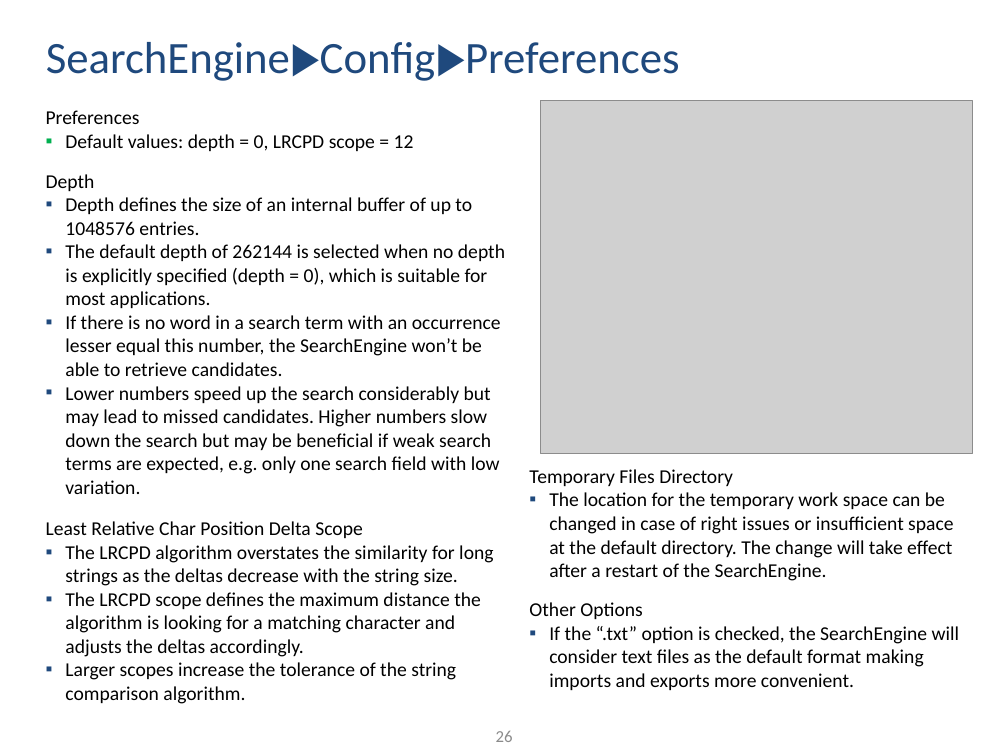
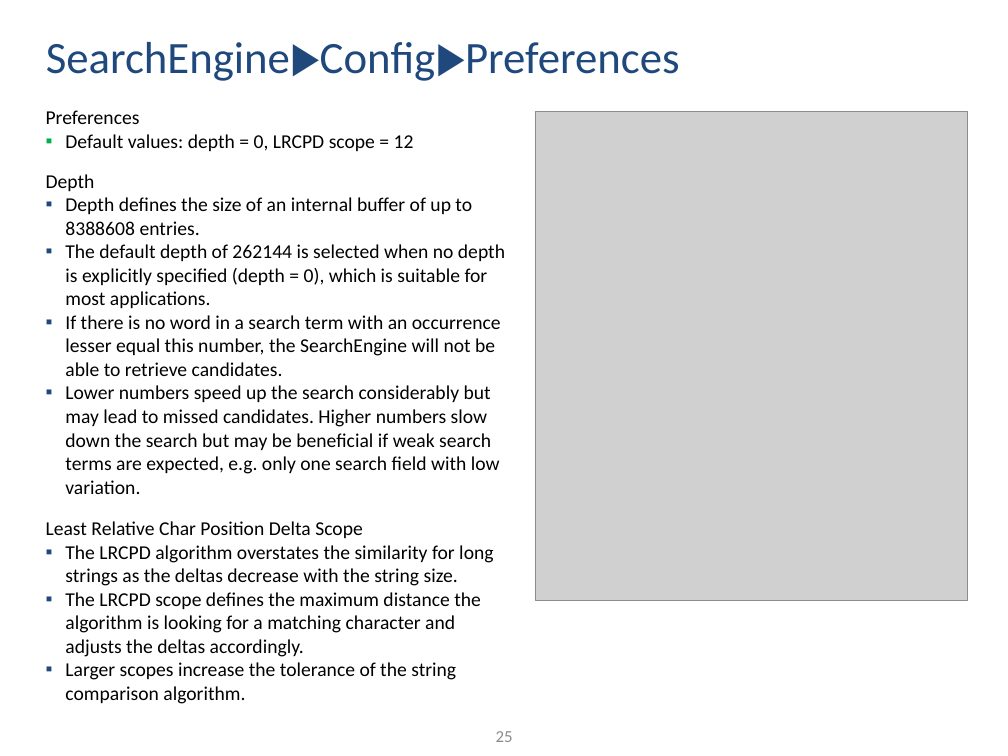
Before and after one commit to ThorstenDoherr/searchengine, a slide deck: slide 25 of doc/Manual.pptx (slide 26 before the commit). Drawn at 1008x756 pixels with LibreOffice and Linux fonts; fonts in the diff are those of the drawing; grey boxes stand for pictures. Boxes give left, top, right and bottom in pixels: in the first picture for what was removed or moved away, otherwise in the second. Text is boxed around its words. In the diff, an @@ line names an element or a change of style, - is before the commit and + after.

```diff
--- a/doc/Manual.pptx
+++ b/doc/Manual.pptx
@@ picture: place and size @@
-picture at <box>540,100,972,454</box>
+picture at <box>535,112,967,600</box>
@@ text at <box>65,197,472,235</box>: text changed @@
-  ▪ Depth defines the size of an internal buffer of up to 1048576 entries.
+  ▪ Depth defines the size of an internal buffer of up to 8388608 entries.
@@ text at <box>65,315,501,376</box>: text changed @@
-  ▪ If there is no word in a search term with an occurrence lesser equal this number, the SearchEngine won’t be able to retrieve candidates.
+  ▪ If there is no word in a search term with an occurrence lesser equal this number, the SearchEngine will not be able to retrieve candidates.
@@ text removed at <box>529,469,953,581</box> @@
-Temporary Files Directory
-  ▪ The location for the temporary work space can be changed in case of right issues or insufficient space at the default directory. The change will take effect after a restart of the SearchEngine.
@@ text removed at <box>529,602,960,690</box> @@
-Other Options
-  ▪ If the “.txt” option is checked, the SearchEngine will consider text files as the default format making imports and exports more convenient.
@@ page number at <box>496,731,513,742</box>: text changed @@
-26
+25
```
Also in this commit, not shown: 41 other slides changed, 3 slides added, 2 slides removed, 1 other file.
